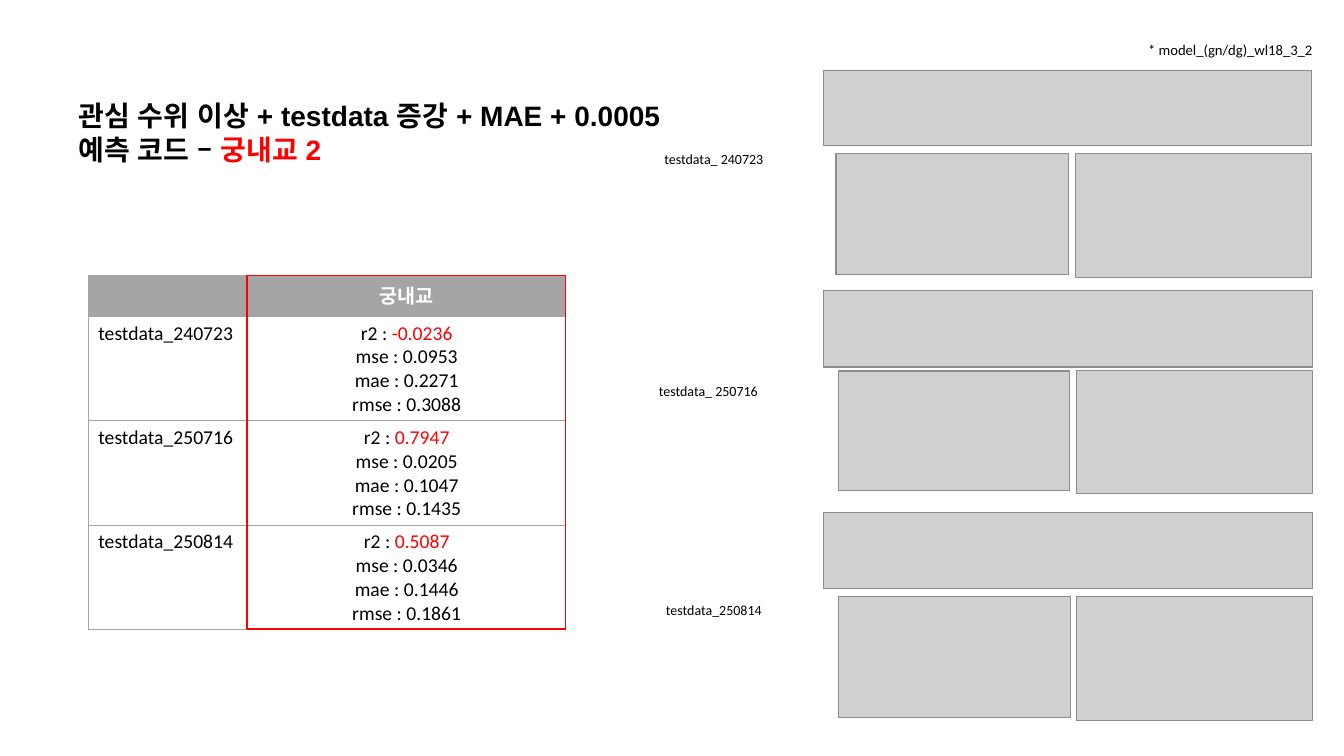
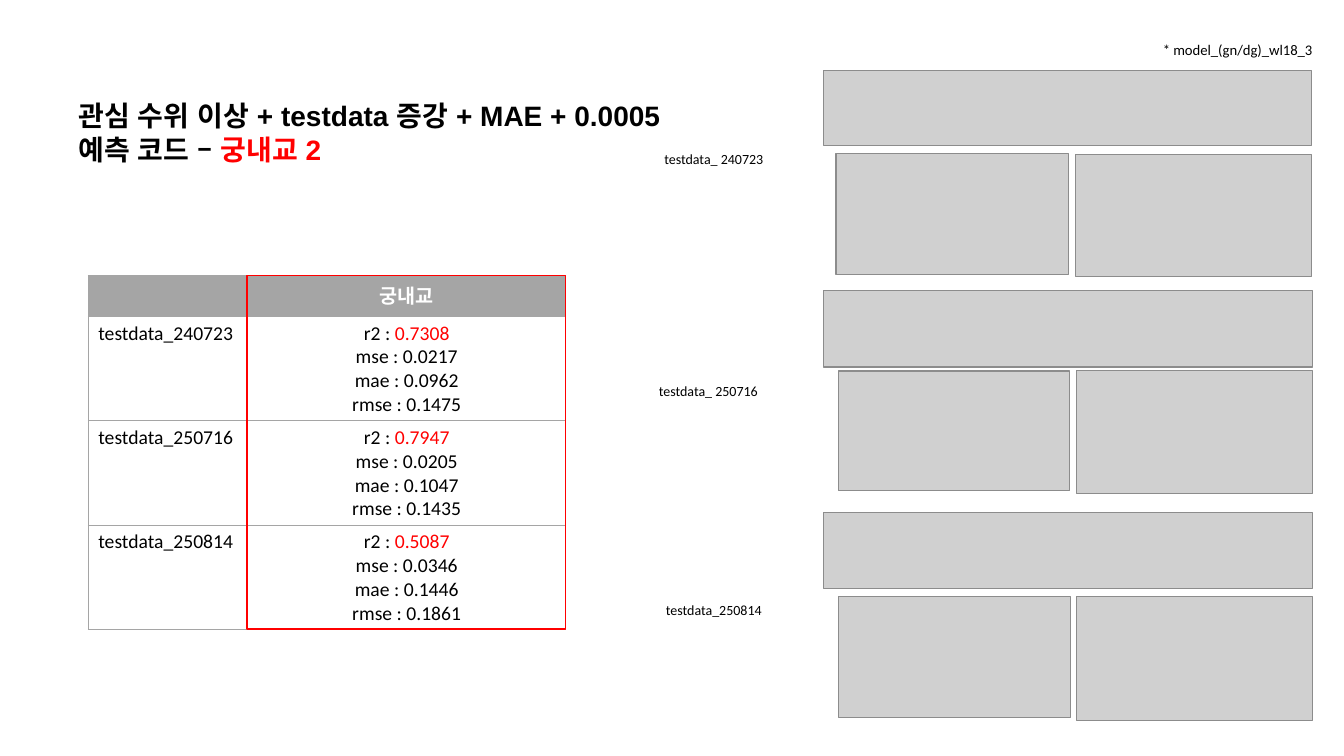
Before and after one commit to JEONGMIN0000/TrainDataCreater_LSTM, a slide deck: slide 26 of ParallelLSTM/result/성능개선 3 , 4 통합 결과.pptx. Drawn at 1344x756 pixels with LibreOffice and Linux fonts; fonts in the diff are those of the drawing; grey boxes stand for pictures. Boxes give left, top, right and bottom in pixels: in the first picture for what was removed or moved away, otherwise in the second. Text is boxed around its words. In the diff, an @@ line names an element or a change of style, - is before the commit and + after.

```diff
--- a/ParallelLSTM/result/성능개선 3 , 4 통합 결과.pptx
+++ b/ParallelLSTM/result/성능개선 3 , 4 통합 결과.pptx
@@ text at (x1=1173, y1=44, x2=1312, y2=58): text changed @@
-* model_(gn/dg)_wl18_3_2
+* model_(gn/dg)_wl18_3
@@ table at (x1=89, y1=275, x2=567, y2=629) @@
-row 2, column 2: r2 : -0.0236 / mse : 0.0953 / mae : 0.2271 / rmse : 0.3088
+row 2, column 2: r2 : 0.7308 / mse : 0.0217 / mae : 0.0962 / rmse : 0.1475
```
Also in this commit, not shown: 19 other slides changed, 30 other files.
